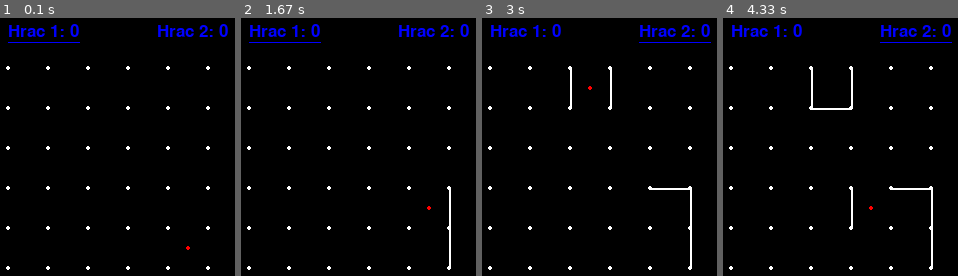
Above: before the commit, frames 1-4 (left to right).
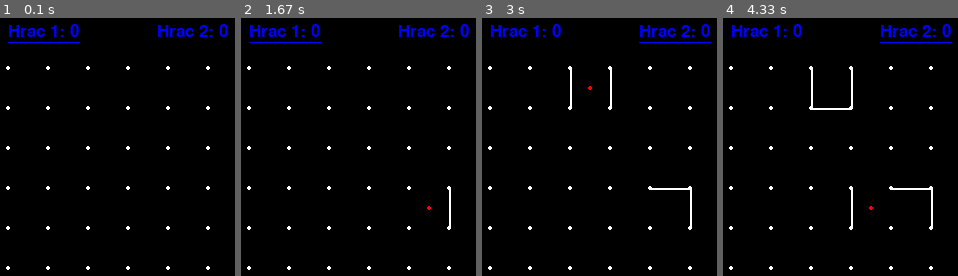
Above: after the commit, the same moments.

Repository: SleepFoxx/Dots-and-boxes
Game: pygame game, started from dots-and-boxes-pygame.py
Same seed, same stepped clock (60 frames per second), same inputs: the game is played once before the commit and once after it.
Inputs (mouse positions are in pixels of both pictures, inside the frame that each line leads up to):
- Up to frame 1 (0.1 s): no input
- Up to frame 2 (1.67 s): hold R 0.33-0.8 s; hold Right 0.33-0.8 s; press the mouse at (429, 208) at 0.87 s; move the mouse to (445, 201) at 0.97 s; release the mouse at (464, 193) at 1.1 s; hold Right 1.17-1.63 s
- Up to frame 3 (3 s): hold Up 1.67-1.97 s; press the mouse at (590, 87) at 2.03 s; move the mouse to (625, 110) at 2.13 s; release the mouse at (660, 134) at 2.27 s; hold Right 2.33-2.8 s; hold Left from 2.83 s (still down)
- Up to frame 4 (4.33 s): release Left at 3.37 s; hold Down 3.4-3.7 s; press the mouse at (871, 208) at 3.77 s; move the mouse to (911, 128) at 3.87 s; move the mouse to (953, 48) at 3.97 s; release the mouse at (953, 48) at 4 s; hold Left from 4.07 s (still down)

The runs differ from the first frame. In frame 1, less than 0.1% of the frame differs, in the area x 79-81%, y 88-90%; in frame 2, 0.1%, in the area x 88-90%, y 81-97%; in frame 3, 0.1%; in frame 4, 0.1%.

Commit message:
Koniec zakladnej casti hry, pridany game over menu, restart / vypnutie, uz je konec amen hotovo, mama dokazal som to

Diff:
--- a/dots-and-boxes-pygame.py
+++ b/dots-and-boxes-pygame.py
@@ -1,23 +1,30 @@
 #import zakladneho modulu
 import pygame
+
+
 #rozmery hry
 obrazovka = sirka, vyska = 300, 300
 velkost_boxov = 40
 padding = 20
 riadky = stlpce = (sirka - 4*padding) // velkost_boxov
 print(riadky, stlpce)
+
+
 #definicia okna
 pygame.init()
 okno = pygame.display.set_mode(obrazovka)
-#definicie farieb ktore budu pouzite v hre
+
+
+#definicie farieb ktore budu pouzite v hre + font
 biela = (255, 255, 255)
 cervena = (255, 0, 0)
 modra = (0, 0, 255)
 zelena = (0, 255, 0)
 cierna = (0, 0, 0)
-
 font = pygame.font.SysFont('cursive', 25)
-#classa samotneho okna
+
+
+#classa samotneho okna + zakladne funkcie
 class miesto:
     def __init__(self, r, c):
         self.r = r
@@ -63,30 +70,46 @@
                 pygame.draw.line(okno, biela, (self.okraj[index][0]),
                                  self.okraj[index][1], 2)
 
+
 #list boxov
-boxy = []
-for r in range(riadky):
-    for c in range(stlpce):
-        box = miesto(r, c)
-        boxy.append(box)
+def vytvor_boxy():
+    boxy = []
+    for r in range(riadky):
+        for c in range(stlpce):
+            box = miesto(r, c)
+            boxy.append(box)
+    return boxy
 
 
 #upravenie pozicie mysi na None
-pozicia = None
-bbox = None
-bbox = box
-hore = False
-vpravo = False
-vlavo = False
-dole = False
-
-kolo = 0
-hraci = ['X', 'O']
-hrac = hraci[kolo]
-dalsie_kolo = False
-
-hrac1_skore = 0
-hrac2_skore = 0
+def reset_boxov():
+    pozicia = None
+    bbox = None
+    hore = False
+    vpravo = False
+    vlavo = False
+    dole = False
+    return pozicia, bbox, hore, vpravo, vlavo, dole
+#definicia hracov
+def reset_hrac():
+    kolo = 0
+    hraci = ['X', 'O']
+    hrac = hraci[kolo]
+    dalsie_kolo = False
+    return kolo, hraci, hrac, dalsie_kolo
+#skore
+def reset_skore():
+    boxy_pocitadlo = 0
+    hrac1_skore = 0
+    hrac2_skore = 0
+    return boxy_pocitadlo, hrac1_skore, hrac2_skore
+
+#ujasnenie definicii
+koniec_hry = False
+boxy = vytvor_boxy()
+pozicia, bbox, hore, vpravo, vlavo, dole = reset_boxov()
+boxy_pocitadlo, hrac1_skore, hrac2_skore = reset_skore()
+kolo, hraci, hrac, dalsie_kolo = reset_hrac()
 
 #okno hry a priebeh
 bezi = True
@@ -95,21 +118,33 @@
     for event in pygame.event.get():
         if event.type == pygame.QUIT:
             bezi = False
+
         #zaznamenanie klikov v okne hry
         if event.type == pygame.MOUSEBUTTONDOWN:
             pozicia = event.pos
         if event.type == pygame.MOUSEBUTTONUP:
             pozicia = None
         if event.type == pygame.KEYDOWN:
-            #onkeypress nakreslenie strany
-            if event.key == pygame.K_UP:
-                hore = True
-            if event.key == pygame.K_DOWN:
-                dole = True
-            if event.key == pygame.K_LEFT:
-                vlavo = True
-            if event.key == pygame.K_RIGHT:
-                vpravo = True
+
+            #onkeypress nakreslenie strany + ukoncenie escapom alebo Qckom
+            if event.key == pygame.K_q or event.key == pygame.K_ESCAPE:
+                bezi = False
+
+            if event.key == pygame.K_r:
+                koniec_hry = False
+                boxy = vytvor_boxy()
+                pozicia, bbox, hore, vpravo, vlavo, dole = reset_boxov()
+                boxy_pocitadlo, hrac1_skore, hrac2_skore = reset_skore()
+                kolo, hraci, hrac, dalsie_kolo = reset_hrac()
+            if not koniec_hry:
+                if event.key == pygame.K_UP:
+                    hore = True
+                if event.key == pygame.K_DOWN:
+                    dole = True
+                if event.key == pygame.K_LEFT:
+                    vlavo = True
+                if event.key == pygame.K_RIGHT:
+                    vpravo = True
 
         #on key release
         if event.type == pygame.KEYUP:
@@ -137,6 +172,8 @@
         index = bbox.index
         if not bbox.vyherca:
             pygame.draw.circle(okno, cervena, (bbox.rect.centerx, bbox.rect.centery), 2)
+
+
         # definicia strany boxov, prepnutie kola po vyplneni strany
         if hore and not bbox.strany[0]:
             bbox.strany[0] = True
@@ -162,10 +199,15 @@
 
         res = bbox.kontrola_vyhry(hrac)
         if res:
+            boxy_pocitadlo += res
             if hrac == 'X':
                 hrac1_skore += 1
             else:
                 hrac2_skore += 1
+
+            if boxy_pocitadlo == riadky * stlpce:
+                print(hrac1_skore, hrac2_skore)
+                koniec_hry = True
 
 
 
@@ -203,6 +245,22 @@
                             (hrac2rect.right, hrac2rect.bottom + 2), 1)
 
 
+    if koniec_hry:
+        rect = pygame.Rect((50, 100, sirka-100, vyska-200))
+        pygame.draw.rect(okno, cierna, rect)
+        pygame.draw.rect(okno, cervena, rect, 2)
+
+        koniec = font.render("Koniec hry", True, biela)
+        okno.blit(koniec, (rect.centerx - koniec.get_width()//2, rect.y + 10 ))
+
+        vyherca = '1' if hrac1_skore > hrac2_skore else '2'
+        vyherca_obrazok = font.render(f'Hrac {vyherca} vyhral', True, zelena)
+        okno.blit(vyherca_obrazok, (rect.centerx - vyherca_obrazok.get_width()//2, rect.centery - 10))
+
+        sprava = "Zmackni r:restart, q:quit"
+        sprava_obrazok = font.render(sprava, True, cervena)
+        okno.blit(sprava_obrazok, (rect.centerx - sprava_obrazok.get_width()//2, rect.centery + 20))
+
     #updatovanie hry aby sme videli vsetky akcie ktore vykoname
     pygame.display.update()
 #vypnutie hry
